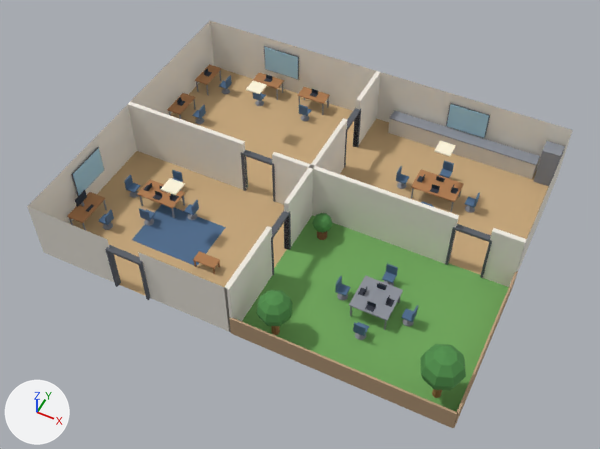
The glTF model client/src/game/packs/home/scene.glb: old version first, new version second.
Before and after are seen from a 50 mm camera at (10.5, -22.2, 26.7) aimed at (0.1, -1.2, 0.5). The axes (+X, +Y, +Z) are drawn at lower left. The lights are the same throughout. The first picture is the older version. Where no turn or scale is listed for an object, it has been applied to the vertices.

In view in the first picture: 'counter', 'device', 'fabric', 'fence', 'floor', 'frame', 'glass', 'grass', 'light', 'metal', 'plant', 'pot', 'screen', 'wall', 'wood'.
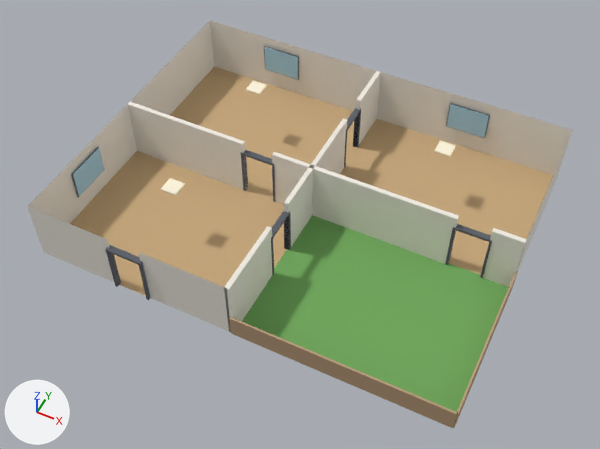
Location of each change, [x1, y1, x2, y2] in pixels of the pictures (600 x 449 px):
'fabric', deleted
    before: [99, 75, 480, 336]
'metal', deleted
    before: [69, 70, 565, 340]
'wood', deleted
    before: [67, 64, 464, 398]
'plant', deleted
    before: [256, 213, 466, 391]
'counter', deleted
    before: [388, 119, 539, 179]
'device', deleted
    before: [75, 71, 458, 312]
'screen', deleted
    before: [76, 68, 454, 307]
'pot', deleted
    before: [317, 231, 327, 240]

What the commit changed:
Object 'fabric' (ob_fabric) is deleted.
Object 'wood' (ob_wood) is deleted.
Object 'metal' (ob_metal) is deleted.
Object 'device' (ob_device) is deleted.
Object 'screen' (ob_screen) is deleted.
Object 'counter' (ob_counter) is deleted.
Object 'plant' (ob_plant) is deleted.
Object 'pot' (ob_pot) is deleted.
